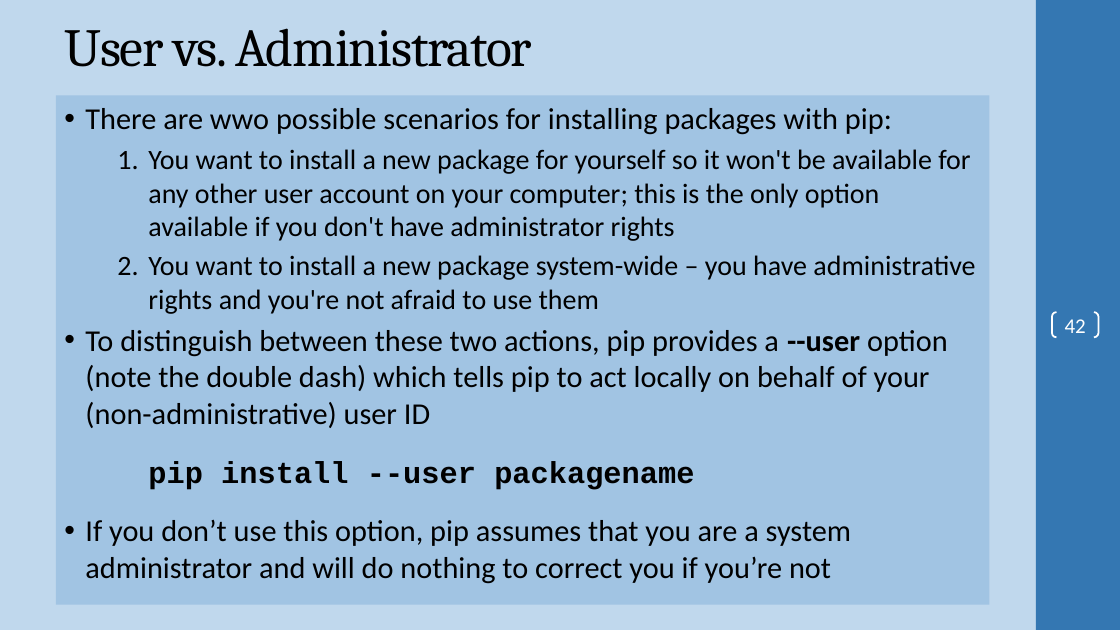
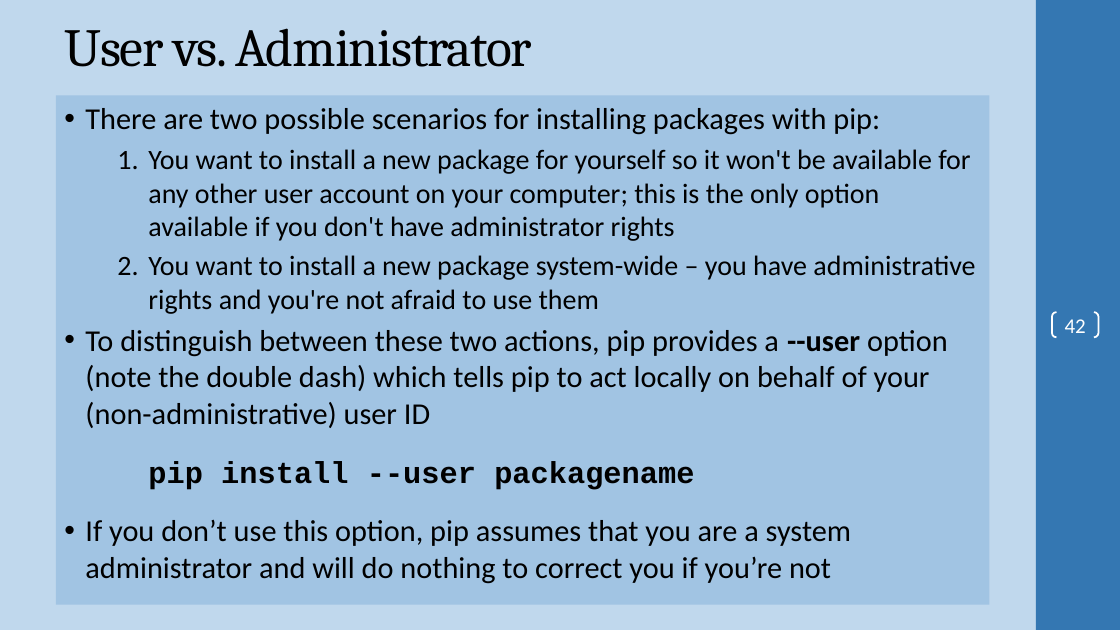
Before and after one commit to ProfSingletary/2023SpringNetworkScripting5Fridays, a slide deck: slide 42 of Day3.pptx. Drawn at 1120x630 pixels with LibreOffice and Linux fonts; fonts in the diff are those of the drawing; background and template pictures are left out. Boxes give left, top, right and bottom in pixels: in the first picture for what was removed or moved away, otherwise in the second. Text is boxed around its words. In the diff, an @@ line names an element or a change of style, - is before the commit and + after.

```diff
--- a/Day3.pptx
+++ b/Day3.pptx
@@ text at (x1=85, y1=108, x2=880, y2=135): text changed @@
-• There are wwo possible scenarios for installing packages with pip:
+• There are two possible scenarios for installing packages with pip:
```
Also in this commit, not shown: 2 other slides changed, 1 slide removed, 2 other files.
